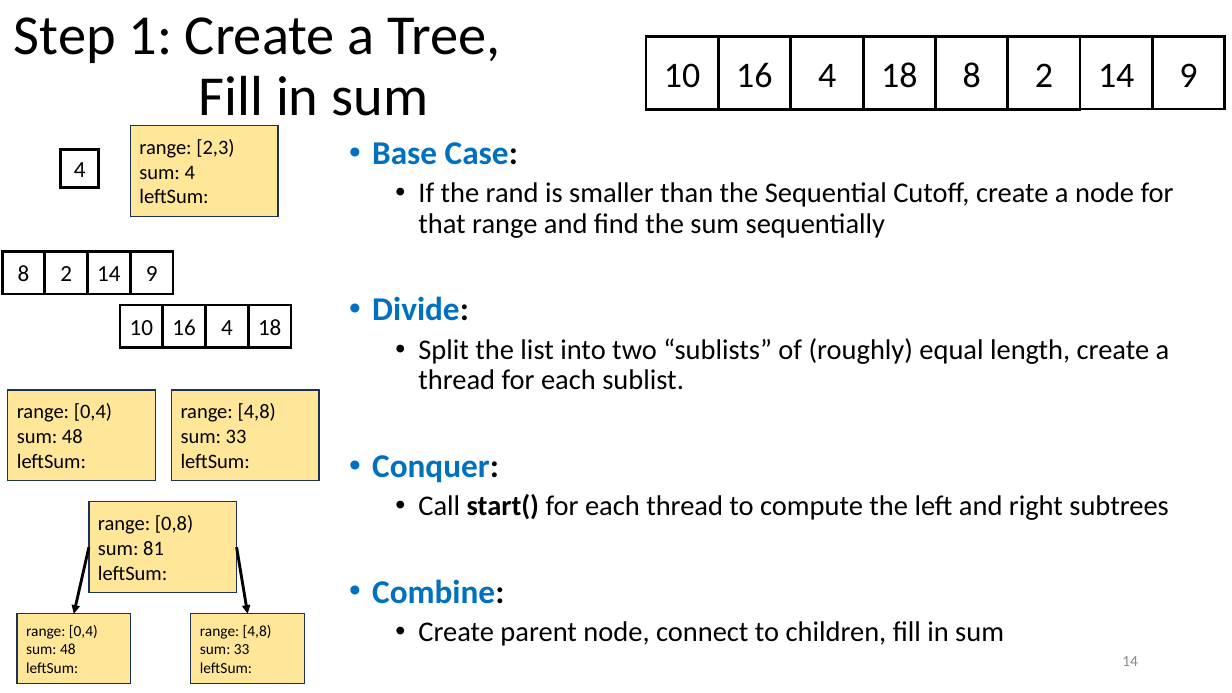
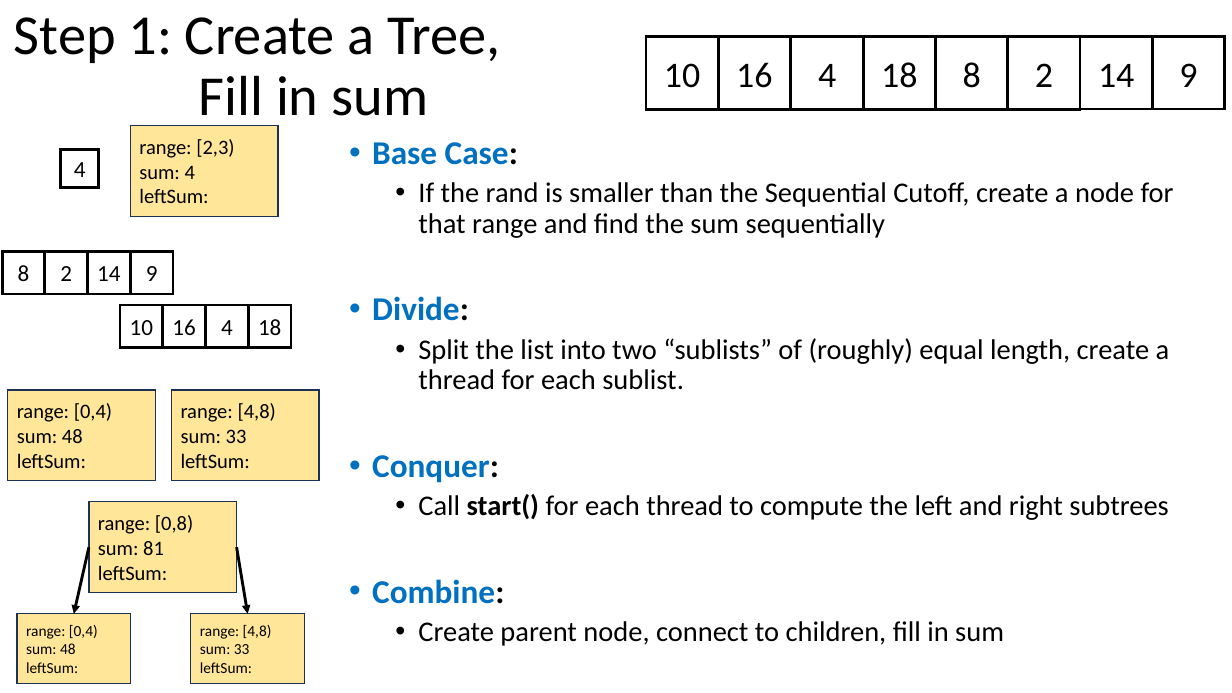
Before and after one commit to natebrunelle/cse332, a slide deck: slide 14 of markdown/files/slides/lecture20_parallelprefix.pptx. Drawn at 1232x693 pixels with LibreOffice and Linux fonts; fonts in the diff are those of the drawing. Boxes give left, top, right and bottom in pixels: in the first picture for what was removed or moved away, otherwise in the second. Text is boxed around its words. In the diff, an @@ line names an element or a change of style, - is before the commit and + after.

```diff
--- a/markdown/files/slides/lecture20_parallelprefix.pptx
+++ b/markdown/files/slides/lecture20_parallelprefix.pptx
@@ page number removed at box(1122, 656, 1138, 666) @@
-14
```
Also in this commit, not shown: 2 other files.
